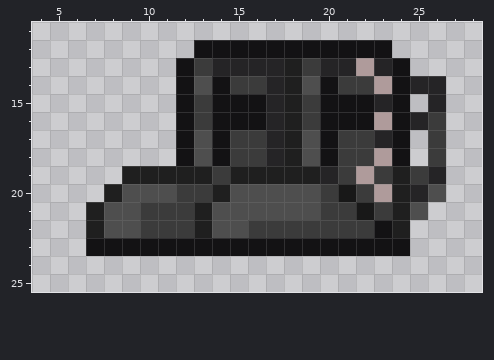
File history of a pixel-art sprite, Resources/Textures/Clothing/Shoes/Boots/combatboots.rsi/icon.png. The first picture shows the starting point.
The file is 32x32 pixels. Colours within 5 levels of each other are drawn and written as one. Shown: x 4..28, y 11..25.
The result:
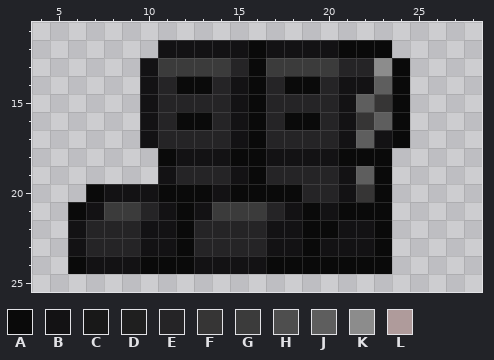
Palette (. is transparent): A #0a0a0a  B #131214  C #181818  D #1f1f1f  E #252426  F #363535  G #3b3b3b  H #4e4e4e  J #5e5e5e  K #8c8c8c  L #af9b9b
Edits made:
Changed rows in their new state; - is an unchanged pixel.
first column x 6:
12 -----BB---A----AAA---
13 ----BGG-G-AGG-G-EKA--
14 ----BEAAEBA-AAEBBJA..
15 ----BEEEE-A-EEE-JFA-.
16 ----BEAAE-A-AAE-FJA..
17 ----BEEEEBA-EEEBJBA-.
18 -----A-B-AABBB-AAA.-.
19 ---..BEEEBAEEE-BJA...
20 -ABBBAAABAAAAEEBFA...
21 ABGGEBABGGGEBABAAA..-
22 BEEEBBAEEEEBBAABBA.--
23 BEEE--AEEEE--A---A.--
24 ABBBAAABBBBAAAAAAA---
Changed places in both pictures, as pixel boxes (x1, y1, x2, y2):
changed: (68, 40, 446, 274)
